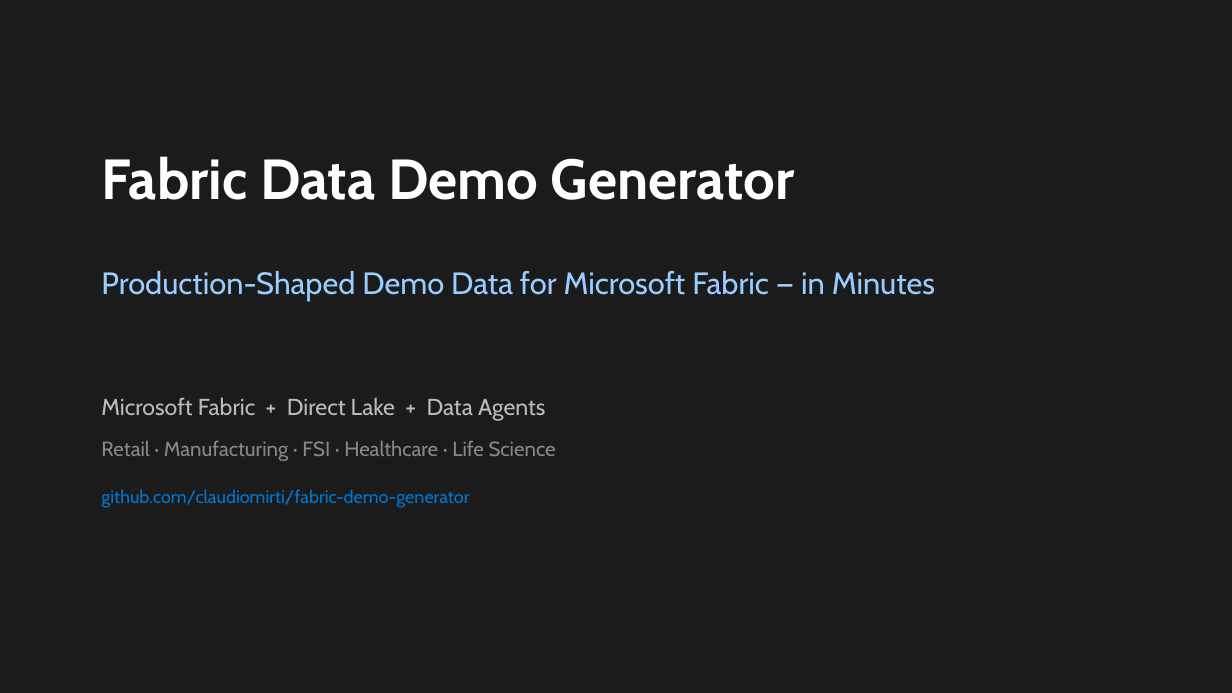
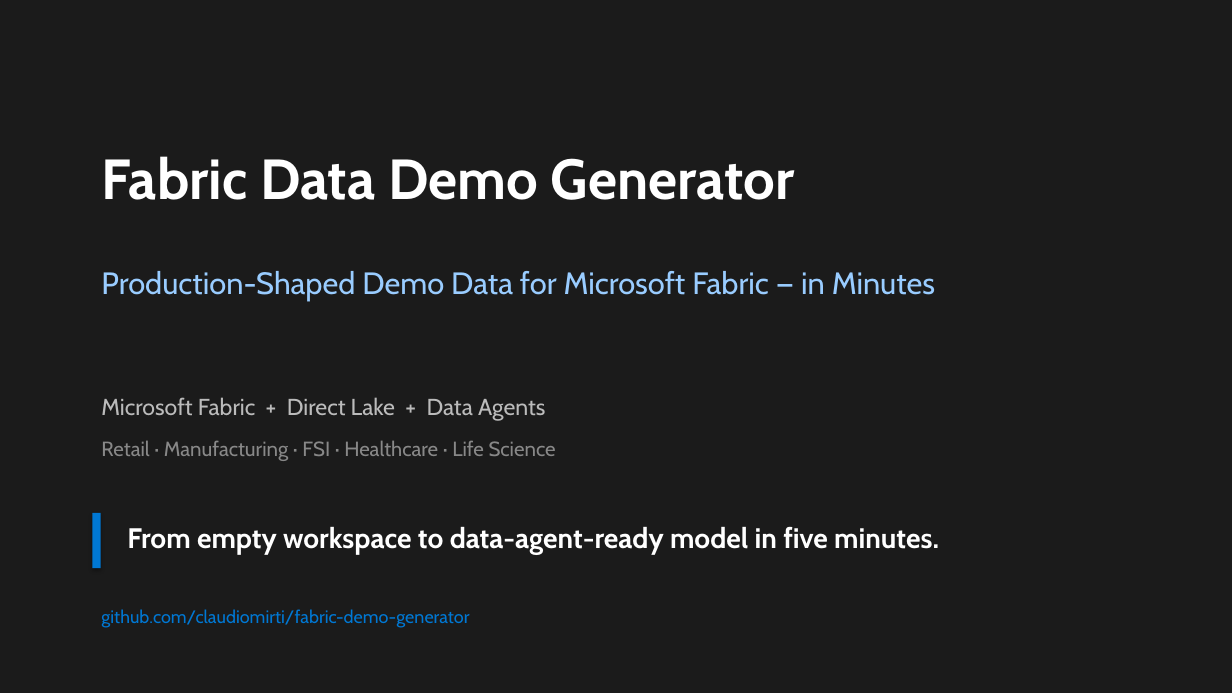
Before and after one commit to claudiomirti/fabric-demo-generator, a slide deck: slide 1 of docs/assets/Fabric-Demo-Generator-Narrative.pptx. Drawn at 1232x693 pixels with LibreOffice and Linux fonts; fonts in the diff are those of the drawing. Boxes give left, top, right and bottom in pixels: in the first picture for what was removed or moved away, otherwise in the second. Text is boxed around its words. In the diff, an @@ line names an element or a change of style, - is before the commit and + after.

```diff
--- a/docs/assets/Fabric-Demo-Generator-Narrative.pptx
+++ b/docs/assets/Fabric-Demo-Generator-Narrative.pptx
@@ text at box(101, 489, 469, 508): paragraph removed @@
-github.com/claudiomirti/fabric-demo-generator
@@ rectangle added at box(92, 513, 101, 568), fill #0078D4 @@
@@ text added at box(127, 527, 939, 554), 22 pt, text #FFFFFF, bold @@
+From empty workspace to data-agent-ready model in five minutes.
@@ text added at box(101, 609, 469, 628), 14 pt, text #0078D4 @@
+github.com/claudiomirti/fabric-demo-generator
```
